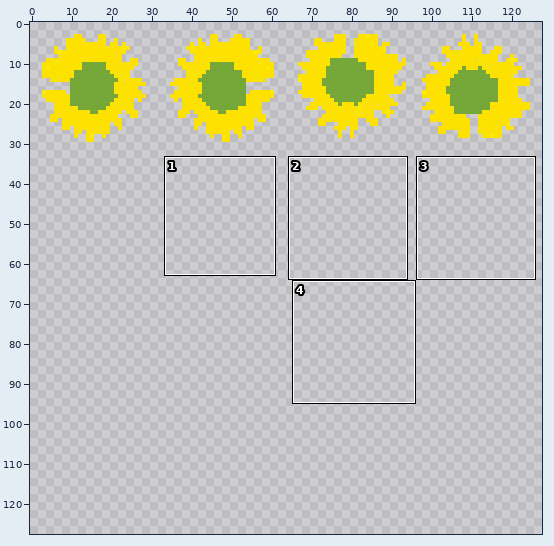
Two states of a sprite sheet, src/assets/gfx/player.png. The picture above shows the old version from afar; the outline marks the close-up.
Close-up. As it was:
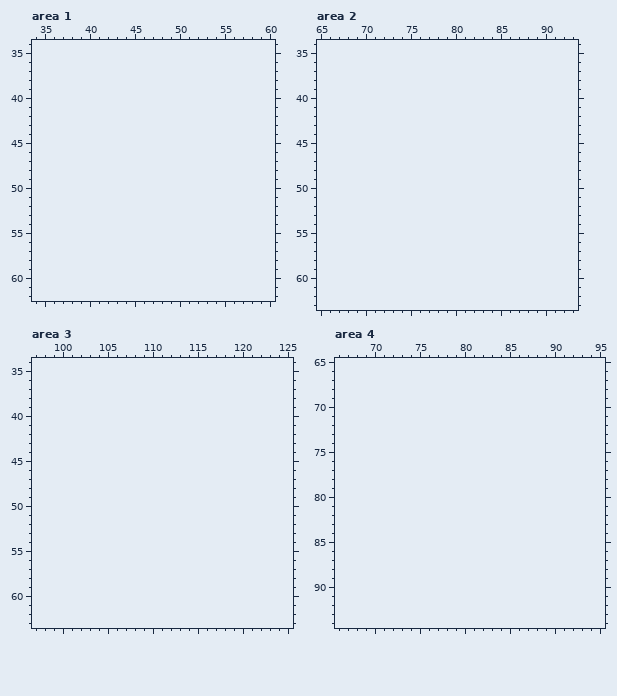
The file is 128x32 pixels. Colours within 5 levels of each other are drawn and written as one. Shown: area 1: x 34..60, y 34..62; area 2: x 65..93, y 34..63; area 3: x 97..125, y 34..63; area 4: x 66..95, y 65..94. The old version is drawn lined up with the new one, on the new canvas. The commit also changed other parts of the picture, which this record leaves out.
New version:
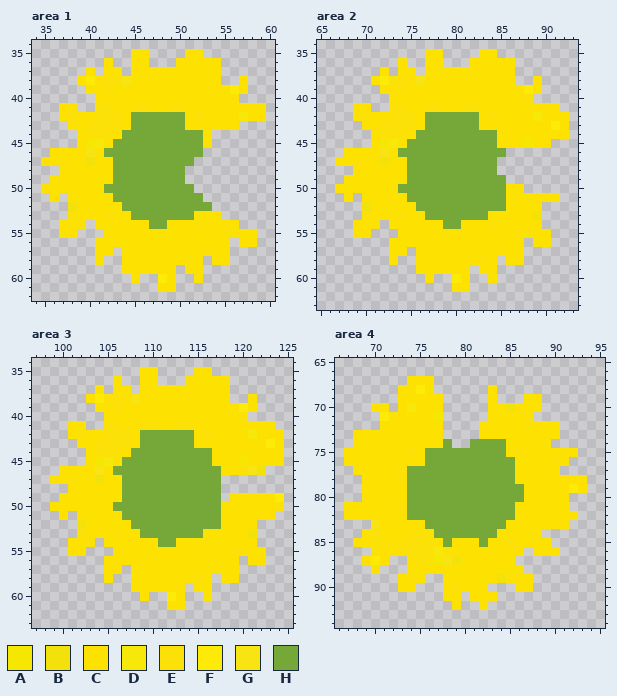
Palette (. is transparent): A #f5e702  B #f2e10a  C #fce101  D #f6e808  E #fce108  F #feea07  G #f8e313  H #76a839
Diff:
canvas 128x32 -> 128x128
Area 1:
y 35: x 45..46 .. -> CC; x 51..52 .. -> CC
y 36: x 42 . -> C; x 45..46 .. -> CC; x 50..54 ..... -> CCCCC
y 37: x 40 . -> C; x 42..43 .. -> CC; x 45..54 .......... -> CCCCCCCCCC
y 38: x 39..54 ................ -> CFEEEGCCCCCCCCCC; x 57 . -> C
y 39: x 40..57 .................. -> CCECCCCCCCCCCCCCFC
y 40: x 41..56 ................ -> CCCCCCCCCCCCCCCE
y 41: x 37..38 .. -> CC; x 41..59 ................... -> EECCEECCEECCCCCCCCC
y 42: x 37..59 ....................... -> CECCEEECHHHHHHCECCCCDCC
y 43: x 38..56 ................... -> CCEEEECHHHHHHCCCCCC
y 44: x 39..53 ............... -> CEEECHHHHHHHHHC
y 45: x 39..53 ............... -> CADCHHHHHHHHHHC
y 46: x 36..52 ................. -> CCCCGCHHHHHHHHHHH
y 47: x 35..51 ................. -> CCECCBCCHHHHHHHHH
y 48: x 37..50 .............. -> CCCCCCHHHHHHHH
y 49: x 36..50 ............... -> CCCCCCCHHHHHHHH
y 50: x 35..51 ................. -> CCCCCCCHHHHHHHHHH
y 51: x 36 . -> C; x 38..52 ............... -> CCCCCHHHHHHHHHH
y 52: x 38..53 ................ -> BCCCCCHHHHHHHHHH
y 53: x 38..54 ................. -> ECCCECCHHHHHHHCCC
y 54: x 37..39 ... -> CCE; x 41..56 ................ -> CCCCCCHHCCCECCCC
y 55: x 37..38 .. -> CC; x 42..58 ................. -> CCCCCCCCCCCCCEECC
y 56: x 41..55 ............... -> CCCCCCCCCCCCCCC; x 57..58 .. -> CC
y 57: x 41..42 .. -> CC; x 44..55 ............ -> CCCCCCCCCECC
y 58: x 41 . -> C; x 44..52 ......... -> CCCCCCCEC; x 54..55 .. -> CC
y 59: x 44..49 ...... -> CCCCCC; x 51..52 .. -> CC
y 60: x 45 . -> C; x 48..49 .. -> FC; x 52 . -> C
y 61: x 48..49 .. -> CC
Area 2:
y 35: x 77..78 .. -> CC; x 83..84 .. -> CC
y 36: x 74 . -> C; x 77..78 .. -> CC; x 82..86 ..... -> CCCCC
y 37: x 72 . -> C; x 74..75 .. -> CC; x 77..86 .......... -> CCCCCCCCCC
y 38: x 71..86 ................ -> CFEEEGCCCCCCCCCC; x 89 . -> C
y 39: x 72..89 .................. -> CCECCCCCCCCCCCCCFC
y 40: x 73..88 ................ -> CCCCCCCCCCCCCCCE
y 41: x 69..70 .. -> CC; x 73..91 ................... -> EECCEECCEECCCCCCCCC
y 42: x 69..92 ........................ -> CECCEEECHHHHHHCECCCCDCCC
y 43: x 70..92 ....................... -> CCEEEECHHHHHHCCCCCCCCFC
y 44: x 71..92 ...................... -> CEEECHHHHHHHHHCCCCCCCC
y 45: x 71..90 .................... -> CADCHHHHHHHHHHCCCACC
y 46: x 68..85 .................. -> CCCCGCHHHHHHHHHHHH
y 47: x 67..84 .................. -> CCECCBCCHHHHHHHHHH
y 48: x 69..84 ................ -> CCCCCCHHHHHHHHHH
y 49: x 68..85 .................. -> CCCCCCCHHHHHHHHHHH
y 50: x 67..87 ..................... -> CCCCCCCHHHHHHHHHHHHCC
y 51: x 68 . -> C; x 70..91 ...................... -> CCCCCHHHHHHHHHHHCCCCCC
y 52: x 70..89 .................... -> BCCCCCHHHHHHHHHHCCCC
y 53: x 70..89 .................... -> ECCCECCHHHHHHHCCCCCB
y 54: x 69..71 ... -> CCE; x 73..89 ................. -> CCCCCCHHCCCECCCCC
y 55: x 69..70 .. -> CC; x 74..90 ................. -> CCCCCCCCCCCCCEECC
y 56: x 73..87 ............... -> CCCCCCCCCCCCCCC; x 89..90 .. -> CC
y 57: x 73..74 .. -> CC; x 76..87 ............ -> CCCCCCCCCECC
y 58: x 73 . -> C; x 76..84 ......... -> CCCCCCCEC; x 86..87 .. -> CC
y 59: x 76..81 ...... -> CCCCCC; x 83..84 .. -> CC
y 60: x 77 . -> C; x 80..81 .. -> FC; x 84 . -> C
y 61: x 80..81 .. -> CC
Area 3:
y 35: x 109..110 .. -> CC; x 115..116 .. -> CC
y 36: x 106 . -> C; x 109..110 .. -> CC; x 114..118 ..... -> CCCCC
y 37: x 104 . -> C; x 106..107 .. -> CC; x 109..118 .......... -> CCCCCCCCCC
y 38: x 103..118 ................ -> CFEEEGCCCCCCCCCC; x 121 . -> C
y 39: x 104..121 .................. -> CCECCCCCCCCCCCCCFC
y 40: x 105..120 ................ -> CCCCCCCCCCCCCCCE
y 41: x 101..102 .. -> CC; x 105..123 ................... -> EECCEECCEECCCCCCCCC
y 42: x 101..124 ........................ -> CECCEEECHHHHHHCECCCCDCCC
y 43: x 102..124 ....................... -> CCEEEECHHHHHHCCCCCCCCFC
y 44: x 103..124 ...................... -> CEEECHHHHHHHHHCCCCCCCC
y 45: x 103..124 ...................... -> CADCHHHHHHHHHHCCCACCCC
y 46: x 100..122 ....................... -> CCCCGCHHHHHHHHHHHHCCEGB
y 47: x 99..117 ................... -> CCECCBCCHHHHHHHHHHH
y 48: x 101..117 ................. -> CCCCCCHHHHHHHHHHH
y 49: x 100..117 .................. -> CCCCCCCHHHHHHHHHHH; x 119..124 ...... -> CCCCCF
y 50: x 99..124 .......................... -> CCCCCCCHHHHHHHHHHHHCCCCCCE
y 51: x 100 . -> C; x 102..123 ...................... -> CCCCCHHHHHHHHHHHCCCCCC
y 52: x 102..121 .................... -> BCCCCCHHHHHHHHHHCCCC
y 53: x 102..121 .................... -> ECCCECCHHHHHHHCCCCCB
y 54: x 101..103 ... -> CCE; x 105..121 ................. -> CCCCCCHHCCCECCCCC
y 55: x 101..102 .. -> CC; x 106..122 ................. -> CCCCCCCCCCCCCEECC
y 56: x 105..119 ............... -> CCCCCCCCCCCCCCC; x 121..122 .. -> CC
y 57: x 105..106 .. -> CC; x 108..119 ............ -> CCCCCCCCCECC
y 58: x 105 . -> C; x 108..116 ......... -> CCCCCCCEC; x 118..119 .. -> CC
y 59: x 108..113 ...... -> CCCCCC; x 115..116 .. -> CC
y 60: x 109 . -> C; x 112..113 .. -> FC; x 116 . -> C
y 61: x 112..113 .. -> CC
Area 4:
y 67: x 74..76 ... -> CCC
y 68: x 73..76 .... -> CCFC; x 83 . -> C
y 69: x 73..77 ..... -> CCCCC; x 83 . -> C; x 87..88 .. -> CC
y 70: x 70..71 .. -> CC; x 73..77 ..... -> CDCCC; x 83..88 ...... -> CCBCCC
y 71: x 71..77 ....... -> FECCCCA; x 83..87 ..... -> CCCCE
y 72: x 71..77 ....... -> CCCCCCC; x 82..90 ......... -> CCCCCECCC
y 73: x 68..77 .......... -> CCCCCCCCCC; x 82..90 ......... -> CCCCCCCCC
y 74: x 68..78 ........... -> CCCCCCCCCCH; x 81..89 ......... -> HHHHCCCCE
y 75: x 67..92 .......................... -> CCCCCCCECHHHHHHHHHCECCCCCC
y 76: x 67..91 ......................... -> CCCCCCCCCHHHHHHHHHHCCCCEC
y 77: x 68..90 ....................... -> CCCCCEHHHHHHHHHHHHCCCCC
y 78: x 69..93 ......................... -> CCCCEHHHHHHHHHHHHCCCCCCCC
y 79: x 69..93 ......................... -> CCCCCHHHHHHHHHHHHHCCCCCFC
y 80: x 69..91 ....................... -> CCCCCHHHHHHHHHHHHHCCCCC
y 81: x 67..91 ......................... -> CCCCCCEHHHHHHHHHHHHCCCCCC
y 82: x 67..92 .......................... -> CCCCCCEHHHHHHHHHHHHCCCCCCC
y 83: x 70..91 ...................... -> GCCCCCHHHHHHHHHCCCCCCC
y 84: x 69..88 .................... -> CECCCEECHHHHHHHCCCCC
y 85: x 68..89 ...................... -> CCEECEEEECHCCCHCCECCCC
y 86: x 70..86 ................. -> ECCEEEEDCCCCCCCCC; x 88..90 ... -> CCC
y 87: x 69..71 ... -> CFC; x 74..85 ............ -> CEEAGBCCCCCC
y 88: x 70 . -> C; x 74..86 ............. -> CCCCCCCCCCCCE
y 89: x 73..75 ... -> CEC; x 78..87 .......... -> CCCCCCBECC
y 90: x 73..74 .. -> CC; x 78..82 ..... -> CECCC; x 86..87 .. -> CC
y 91: x 78..79 .. -> CC; x 81..83 ... -> CCC
y 92: x 79 . -> C; x 82 . -> C
